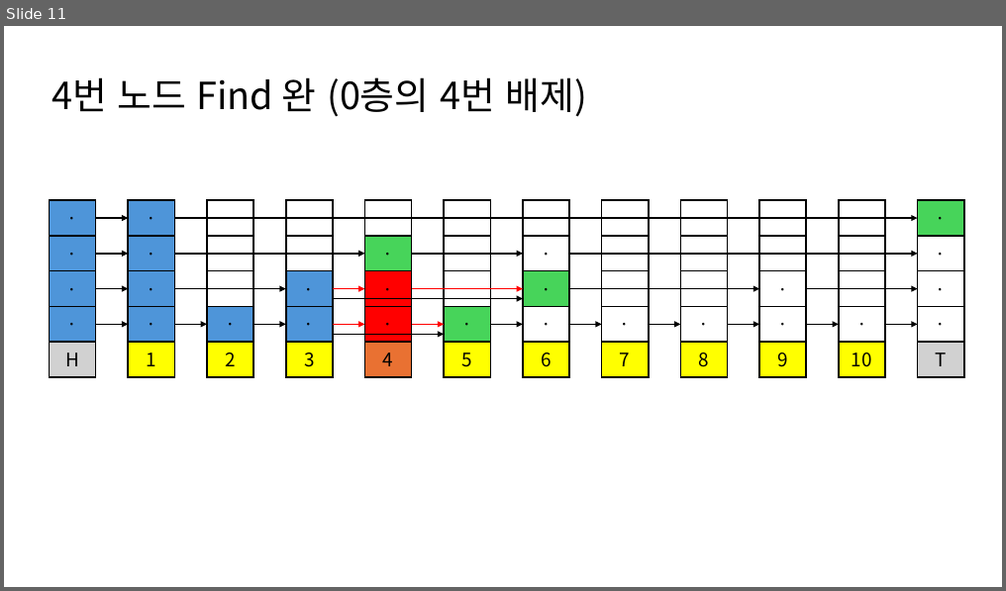
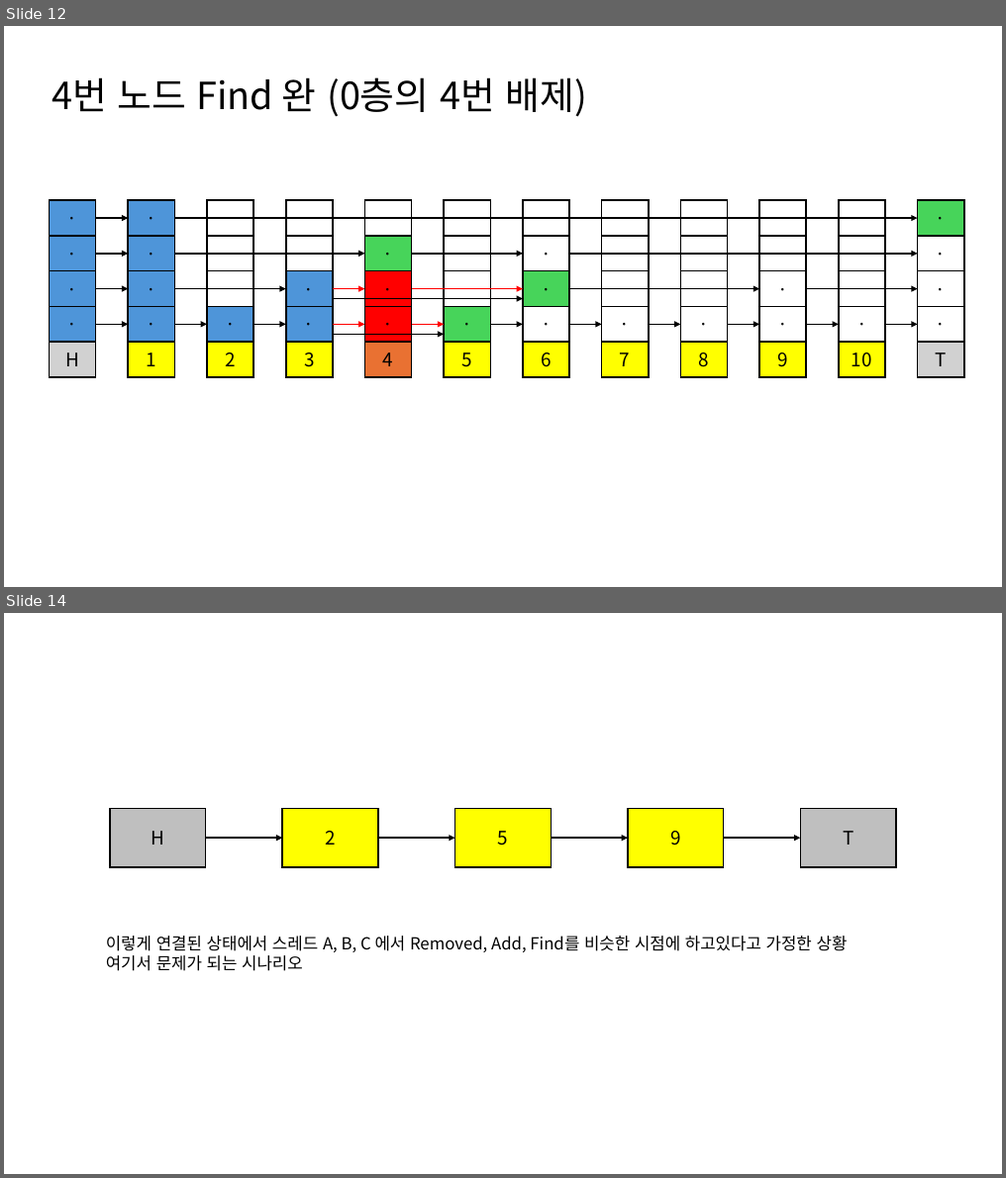
Before and after one commit to niche0905/MultiThreadStudy, a slide deck: 참고자료/SKIP LIST 참고자료.pptx. Shown one above the other, each under a label of ours: slide 11 before the commit, slides 12 and 14 after it; the slides between them are not shown. The pictures are 1006x591 and 1006x1178 pixels, drawn with LibreOffice and Linux fonts; fonts in the diff are those of the drawing. Boxes give left, top, right and bottom in pixels: in the first picture for what was removed or moved away, otherwise in the second. Text is boxed around its words. In the diff, an @@ line names an element or a change of style, - is before the commit and + after.

Commit message:
Add 부분에 대한 문제점 구체화
Add 부분에서 생기는 것으로 추정되는 문제점을 구체화 하였다

```diff
--- a/참고자료/SKIP LIST 참고자료.pptx
+++ b/참고자료/SKIP LIST 참고자료.pptx
@@ slide 14 added at (4, 613, 1002, 1174), background #FFFFFF @@
@@ rectangle added at (110, 808, 205, 866), fill #BFBFBF, outline #000000 1.5 pt, 18 pt, text #000000 @@
+H
@@ rectangle added at (282, 808, 378, 866), fill #FFFF00, outline #000000 1.5 pt, 18 pt, text #000000 @@
+2
@@ rectangle added at (455, 808, 551, 866), fill #FFFF00, outline #000000 1.5 pt, 18 pt, text #000000 @@
+5
@@ rectangle added at (628, 808, 724, 866), fill #FFFF00, outline #000000 1.5 pt, 18 pt, text #000000 @@
+9
@@ rectangle added at (801, 808, 896, 866), fill #BFBFBF, outline #000000 1.5 pt, 18 pt, text #000000 @@
+T
@@ arrow added from (205, 839) to (282, 839), #000000 1.5 pt @@
@@ arrow added from (378, 839) to (455, 839), #000000 1.5 pt @@
@@ arrow added from (551, 839) to (628, 839), #000000 1.5 pt @@
@@ arrow added from (724, 839) to (801, 839), #000000 1.5 pt @@
@@ text added at (106, 936, 847, 971), 16 pt, text #000000 @@
+이렇게 연결된 상태에서 스레드 A, B, C 에서 Removed, Add, Find를 비슷한 시점에 하고있다고 가정한 상황
+여기서 문제가 되는 시나리오
@@ what was slide 11 is now slide 12 @@
```
Also in this commit, not shown: 4 other slides added.
